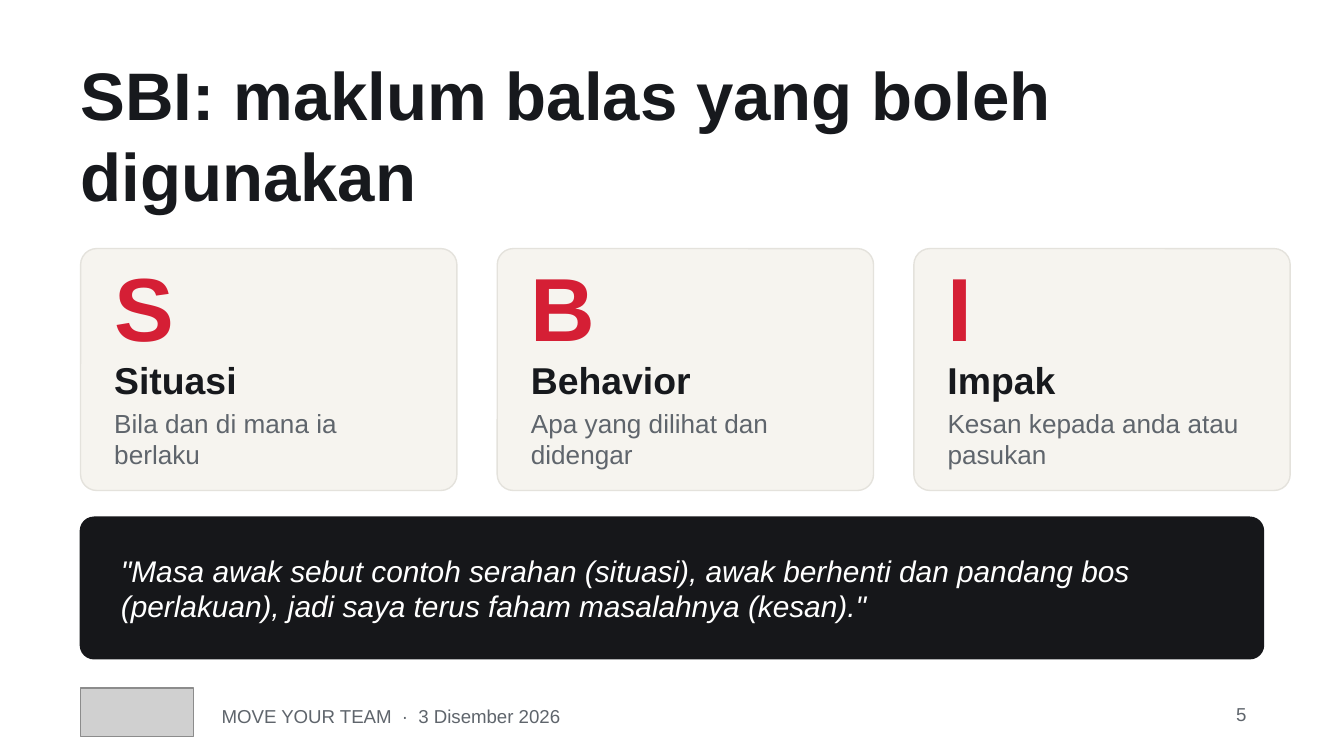
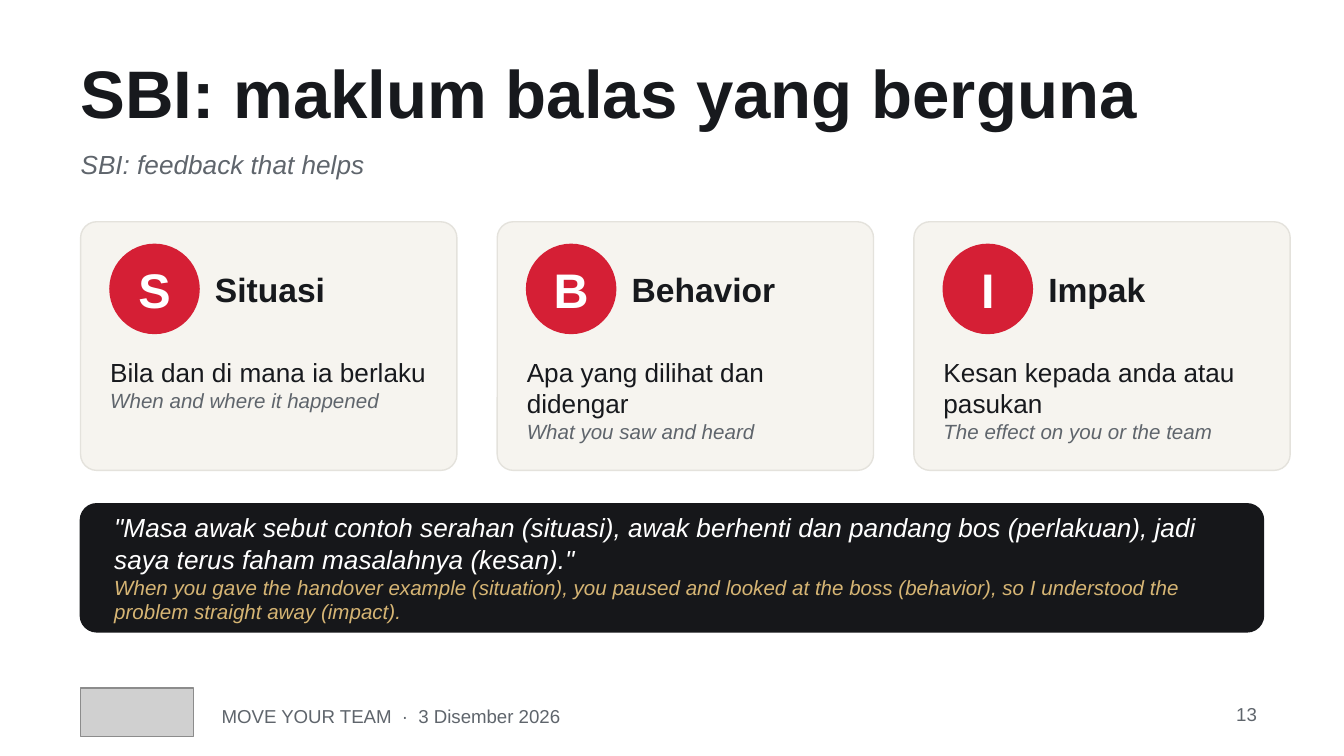
Before and after one commit to badrulsani/ampac-program, a slide deck: slide 13 of MOVE-YOUR-TEAM-Slaid-Fasilitator.pptx (slide 5 before the commit). Drawn at 1344x756 pixels with LibreOffice and Linux fonts; fonts in the diff are those of the drawing; grey boxes stand for pictures. Boxes give left, top, right and bottom in pixels: in the first picture for what was removed or moved away, otherwise in the second. Text is boxed around its words. In the diff, an @@ line names an element or a change of style, - is before the commit and + after.

```diff
--- a/MOVE-YOUR-TEAM-Slaid-Fasilitator.pptx
+++ b/MOVE-YOUR-TEAM-Slaid-Fasilitator.pptx
@@ title at box(81, 69, 1137, 130): text changed @@
-SBI: maklum balas yang boleh digunakan
+SBI: maklum balas yang berguna
@@ text added at box(81, 155, 365, 180), 14 pt, text #5F656C, italic @@
+SBI: feedback that helps
@@ rounded rectangle: place and size @@
-rounded rectangle at box(81, 249, 457, 491)
+rounded rectangle at box(81, 222, 457, 470)
@@ rounded rectangle: place and size @@
-rounded rectangle at box(497, 249, 874, 491)
+rounded rectangle at box(497, 222, 874, 470)
@@ proportions changed in 4 elements at box(81, 504, 1263, 632), box(81, 222, 457, 470), box(497, 222, 874, 470), box(914, 222, 1290, 470) @@
@@ rounded rectangle: place and size @@
-rounded rectangle at box(914, 249, 1290, 491)
+rounded rectangle at box(914, 222, 1290, 470)
@@ text "S": place and size @@
-text "S" at box(114, 278, 174, 342)
+text "S" at box(138, 274, 170, 309)
@@ ellipse added at box(110, 245, 199, 333), fill #D51F35, outline #D51F35 1 pt @@
@@ text "Situasi": place and size @@
-text "Situasi" at box(114, 367, 236, 395)
+text "Situasi" at box(215, 277, 325, 303)
@@ text "B": place and size @@
-text "B" at box(531, 279, 596, 341)
+text "B" at box(554, 274, 589, 308)
@@ ellipse added at box(527, 245, 616, 333), fill #D51F35, outline #D51F35 1 pt @@
@@ text "Behavior": place and size @@
-text "Behavior" at box(531, 367, 691, 395)
+text "Behavior" at box(632, 277, 776, 303)
@@ size 48 to 26 pt, text colour #D51F35 to #FFFFFF; alignment left to centre in 3 elements at box(138, 274, 170, 309), box(554, 274, 589, 308), box(981, 274, 994, 308) @@
@@ text "I": place and size @@
-text "I" at box(947, 279, 972, 341)
+text "I" at box(981, 274, 994, 308)
@@ ellipse added at box(943, 245, 1032, 333), fill #D51F35, outline #D51F35 1 pt @@
@@ size 20 to 18 pt in 3 elements at box(215, 277, 325, 303), box(632, 277, 776, 303), box(1048, 277, 1145, 308) @@
@@ text "Impak": place and size @@
-text "Impak" at box(947, 367, 1055, 402)
+text "Impak" at box(1048, 277, 1145, 308)
@@ text "Bila dan di mana ia ...": place and size @@
-text "Bila dan di mana ia ..." at box(114, 414, 336, 464)
+text "Bila dan di mana ia ..." at box(110, 363, 426, 412)
@@ text "Apa yang dilihat dan didengar": place and size @@
-text "Apa yang dilihat dan didengar" at box(531, 414, 768, 470)
+text "Apa yang dilihat dan didengar" at box(527, 363, 764, 443)
@@ text "Kesan kepada anda atau pasukan": place and size @@
-text "Kesan kepada anda atau pasukan" at box(948, 414, 1239, 470)
+text "Kesan kepada anda atau pasukan" at box(943, 363, 1235, 443)
@@ text at box(110, 363, 426, 383): text colour #5F656C to #17191D in "Bila dan di mana ia berlaku" @@
@@ text at box(527, 363, 764, 419): text colour #5F656C to #17191D in "Apa yang dilihat dan didengar" @@
@@ text at box(943, 363, 1235, 419): text colour #5F656C to #17191D in "Kesan kepada anda atau pasukan" @@
@@ text at box(110, 393, 378, 412): paragraph added @@
+When and where it happened
@@ text at box(527, 424, 755, 443): paragraph added @@
+What you saw and heard
@@ text at box(943, 424, 1212, 443): paragraph added @@
+The effect on you or the team
@@ rounded rectangle: place and size @@
-rounded rectangle at box(81, 517, 1263, 659)
+rounded rectangle at box(81, 504, 1263, 632)
@@ text ""Masa awak sebut contoh serahan ...": place and size @@
-text ""Masa awak sebut contoh serahan ..." at box(121, 560, 1129, 623)
+text ""Masa awak sebut contoh serahan ..." at box(114, 518, 1196, 624)
@@ text at box(114, 518, 1196, 575): size 16 to 14 pt in ""Masa awak sebut contoh serahan (situasi), awak ..." @@
@@ text at box(114, 580, 1179, 624): paragraph added @@
+When you gave the handover example (situation), you paused and looked at the boss (behavior), so I understood the problem straight away (impact).
@@ page number at box(1236, 708, 1257, 721): text changed @@
-5
+13
```
Also in this commit, not shown: 4 other slides changed, 14 slides added, 3 slides removed.
